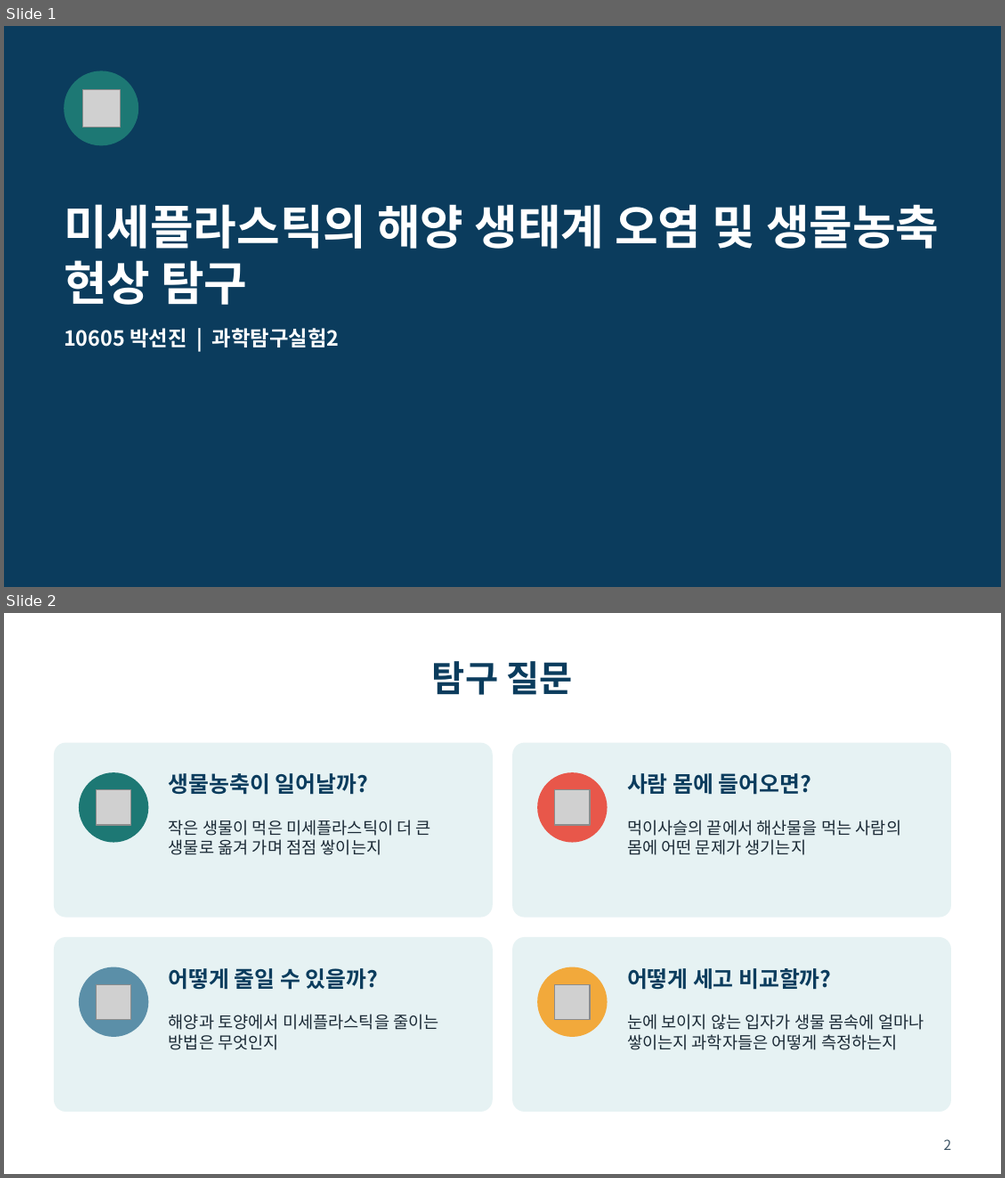
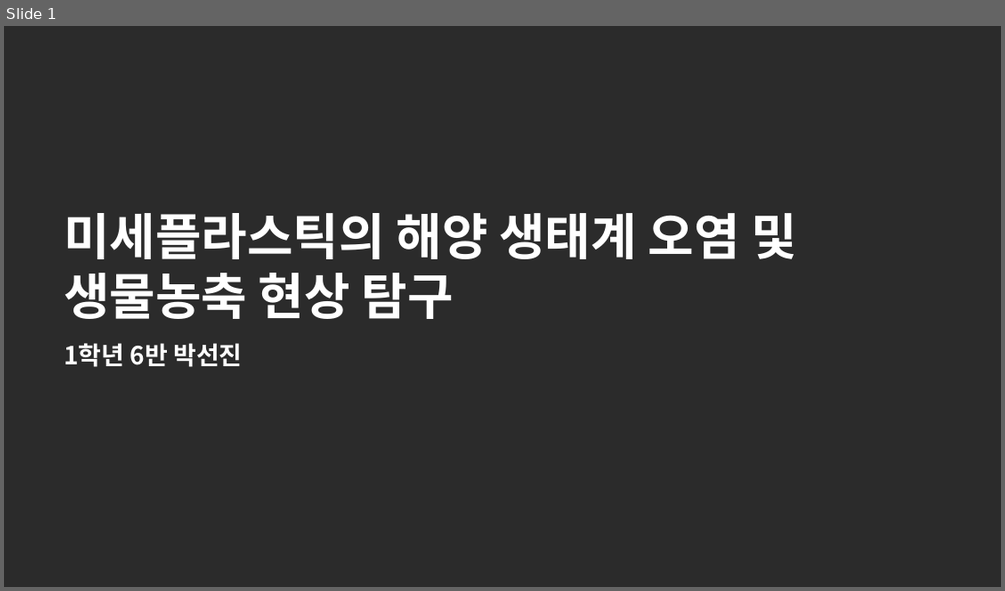
Before and after one commit to packsunjin/Graph, a slide deck: reports/미세플라스틱_발표_10605_박선진.pptx. Shown one above the other, each under a label of ours: slides 1 and 2 before the commit, slide 1 after it. The pictures are 1005x1178 and 1005x591 pixels, drawn with LibreOffice and Linux fonts; fonts in the diff are those of the drawing; grey boxes stand for pictures; background and template pictures are left out; a plain dark background stands for a picture behind light text. Boxes give left, top, right and bottom in pixels: in the first picture for what was removed or moved away, otherwise in the second. Text is boxed around its words. In the diff, an @@ line names an element or a change of style, - is before the commit and + after.

```diff
--- a/reports/미세플라스틱_발표_10605_박선진.pptx
+++ b/reports/미세플라스틱_발표_10605_박선진.pptx
@@ slide 2 removed at [4, 613, 1001, 1174], background #FFFFFF @@
@@ title removed at [432, 661, 572, 695] @@
-탐구 질문
@@ rounded rectangle removed at [54, 743, 493, 917] @@
@@ rounded rectangle removed at [512, 743, 951, 917] @@
@@ ellipse removed at [79, 772, 148, 843] @@
@@ ellipse removed at [537, 772, 607, 843] @@
@@ picture removed at [97, 789, 131, 824] @@
@@ text removed at [169, 773, 368, 795] @@
-생물농축이 일어날까?
@@ picture removed at [555, 789, 591, 824] @@
@@ text removed at [627, 773, 811, 795] @@
-사람 몸에 들어오면?
@@ text removed at [169, 819, 431, 855] @@
-작은 생물이 먹은 미세플라스틱이 더 큰 생물로 옮겨 가며 점점 쌓이는지
@@ text removed at [627, 819, 901, 855] @@
-먹이사슬의 끝에서 해산물을 먹는 사람의 몸에 어떤 문제가 생기는지
@@ rounded rectangle removed at [54, 937, 493, 1111] @@
@@ rounded rectangle removed at [512, 937, 951, 1111] @@
@@ ellipse removed at [79, 967, 148, 1037] @@
@@ picture removed at [97, 985, 131, 1020] @@
@@ text removed at [169, 968, 378, 989] @@
-어떻게 줄일 수 있을까?
@@ ellipse removed at [537, 967, 607, 1037] @@
@@ picture removed at [555, 985, 591, 1020] @@
@@ text removed at [627, 968, 831, 989] @@
-어떻게 세고 비교할까?
@@ text removed at [169, 1013, 438, 1050] @@
-해양과 토양에서 미세플라스틱을 줄이는 방법은 무엇인지
@@ text removed at [627, 1013, 923, 1050] @@
-눈에 보이지 않는 입자가 생물 몸속에 얼마나 쌓이는지 과학자들은 어떻게 측정하는지
@@ page number removed at [944, 1139, 952, 1150] @@
-2
@@ slide 1 changed as well @@
@@ background #0B3C5D to picture (left out) @@
@@ ellipse removed at [64, 70, 138, 145] @@
@@ picture removed at [82, 90, 121, 127] @@
@@ title "미세플라스틱의 해양 생태계 오염 및 ..." at [64, 213, 797, 319]: size 34 to 36 pt @@
@@ text at [64, 343, 242, 367]: text changed; size 15 to 18 pt @@
-10605 박선진 | 과학탐구실험2
+1학년 6반 박선진
```
Also in this commit, not shown: 9 other slides changed, 4 slides added, 2 other slides removed, 1 other file.
